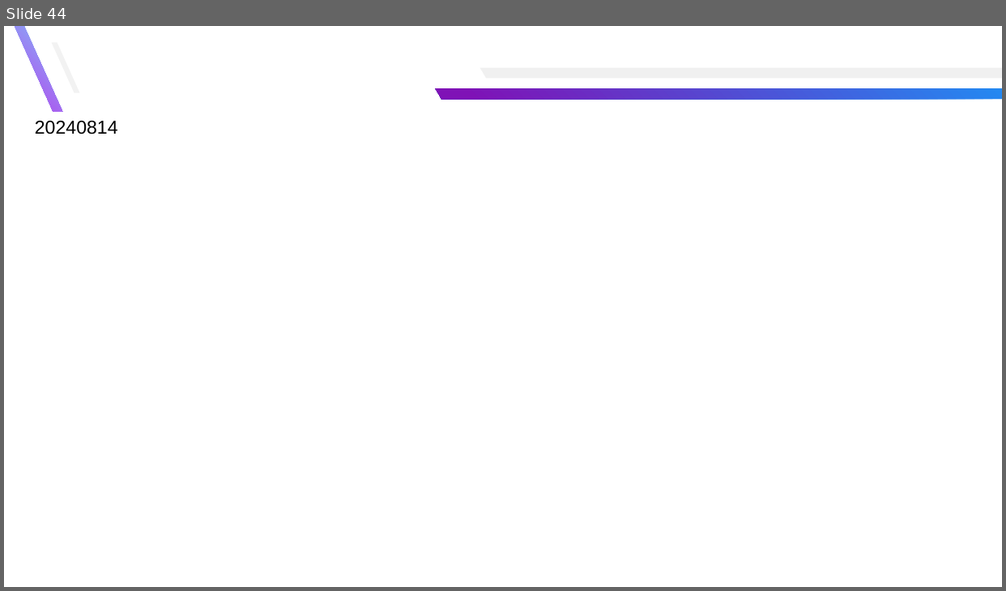
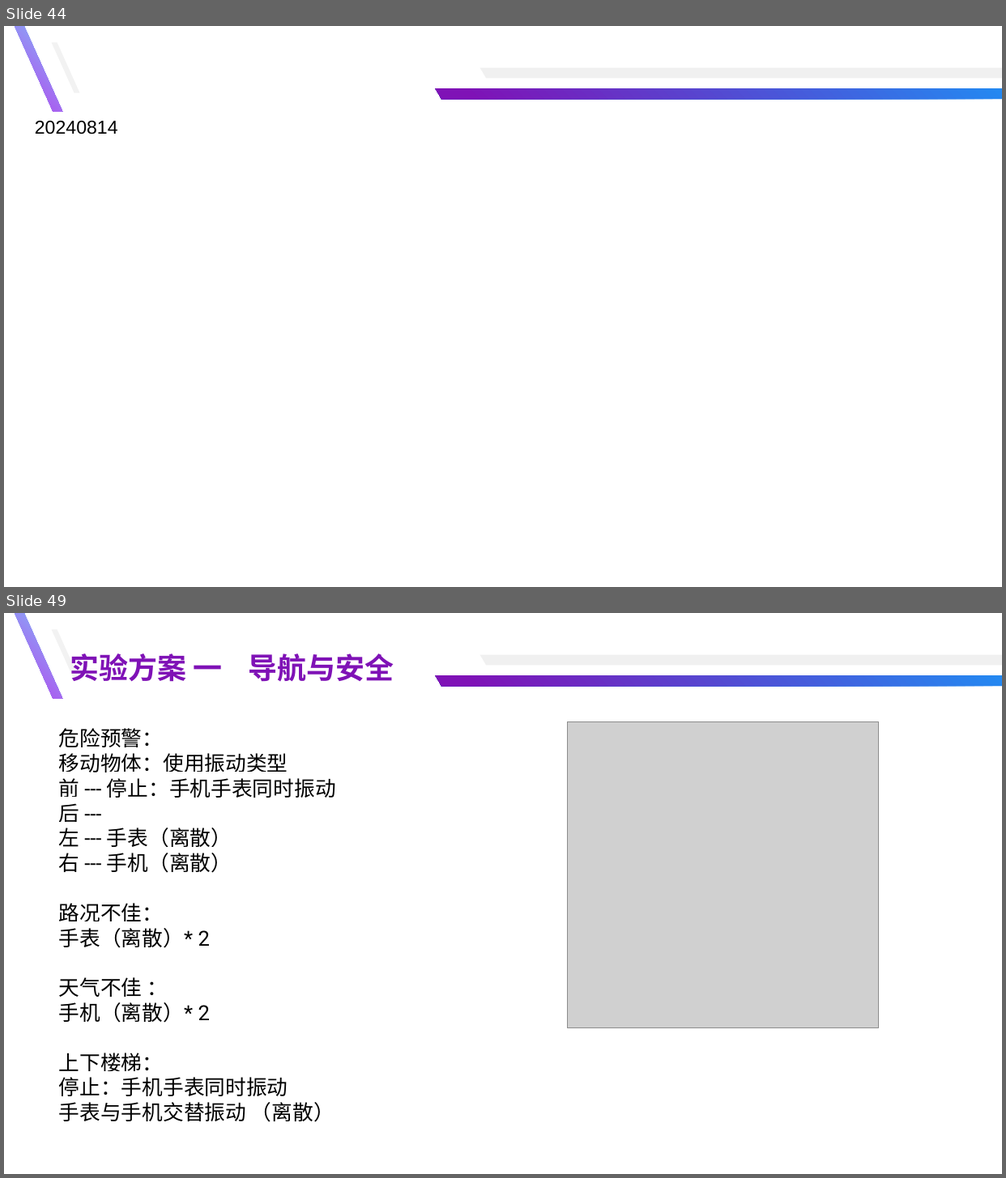
Before and after one commit to yuyongsong/Paper, a slide deck: 总结汇报-余泳松.pptx. Shown one above the other, each under a label of ours: slide 44 before the commit, slides 44 and 49 after it; the slides between them are not shown. The pictures are 1006x591 and 1006x1178 pixels, drawn with LibreOffice and Linux fonts; fonts in the diff are those of the drawing; grey boxes stand for pictures. Boxes give left, top, right and bottom in pixels: in the first picture for what was removed or moved away, otherwise in the second. Text is boxed around its words. In the diff, an @@ line names an element or a change of style, - is before the commit and + after.

```diff
--- a/总结汇报-余泳松.pptx
+++ b/总结汇报-余泳松.pptx
@@ slide 49 added at <box>4,613,1002,1174</box>, background #FFFFFF @@
@@ freeform shape added at <box>15,613,62,699</box>, fill gradient #81BDF8 to #B543ED @@
@@ freeform shape added at <box>52,629,80,679</box>, fill #F2F2F2 @@
@@ text added at <box>70,653,394,682</box>, 28 pt, text #7F12B6, bold @@
+实验方案 一 导航与安全
@@ freeform shape added at <box>480,655,1002,666</box>, fill #F0F0F0 @@
@@ freeform shape added at <box>435,676,1002,687</box>, fill gradient #228AF2 to #7F12B6 @@
@@ text added at <box>59,728,336,1122</box>, 20 pt, text #000000 @@
+危险预警：
+移动物体：使用振动类型
+前 --- 停止：手机手表同时振动
+后 ---
+左 --- 手表（离散）
+右 --- 手机（离散）
+路况不佳：
+手表（离散）* 2
+天气不佳 ：
+手机（离散）* 2
+上下楼梯：
+停止：手机手表同时振动
+手表与手机交替振动 （离散）
@@ picture added at <box>568,722,879,1028</box> @@
```
Also in this commit, not shown: 3 slides changed, 3 other slides added.
